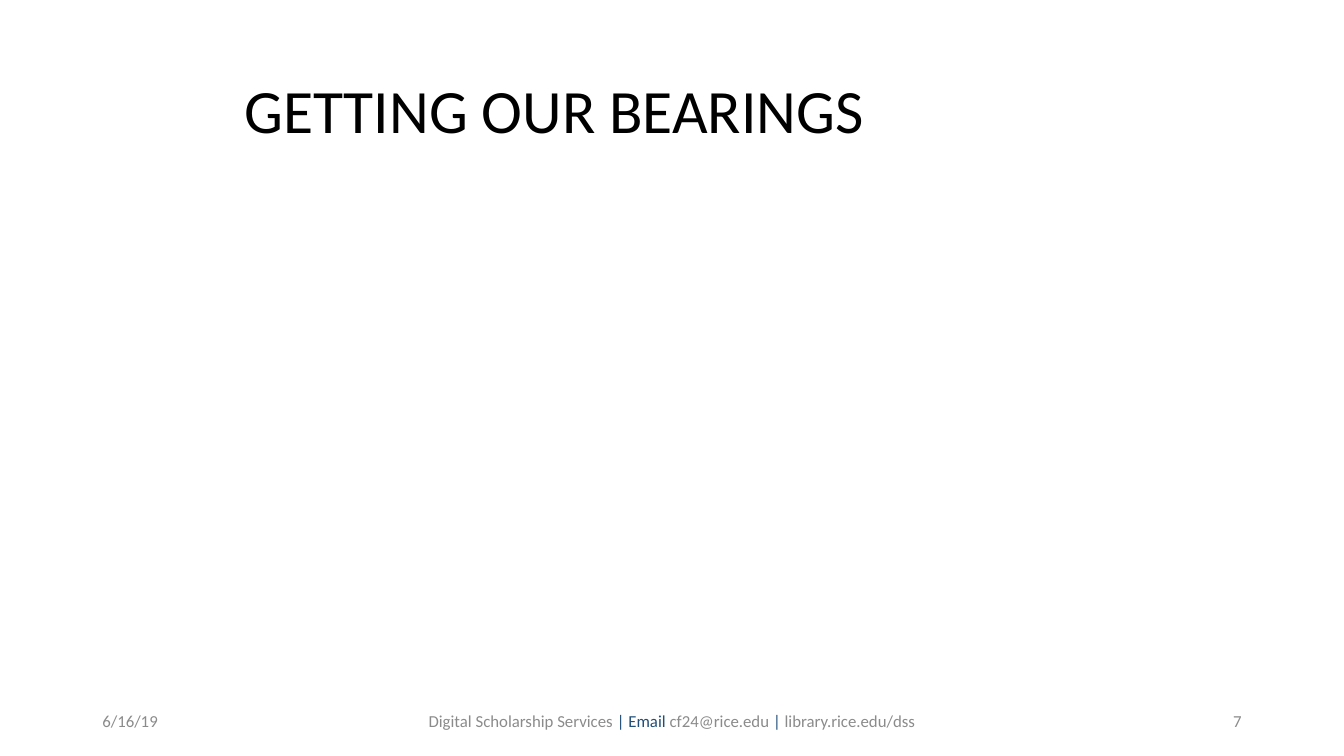
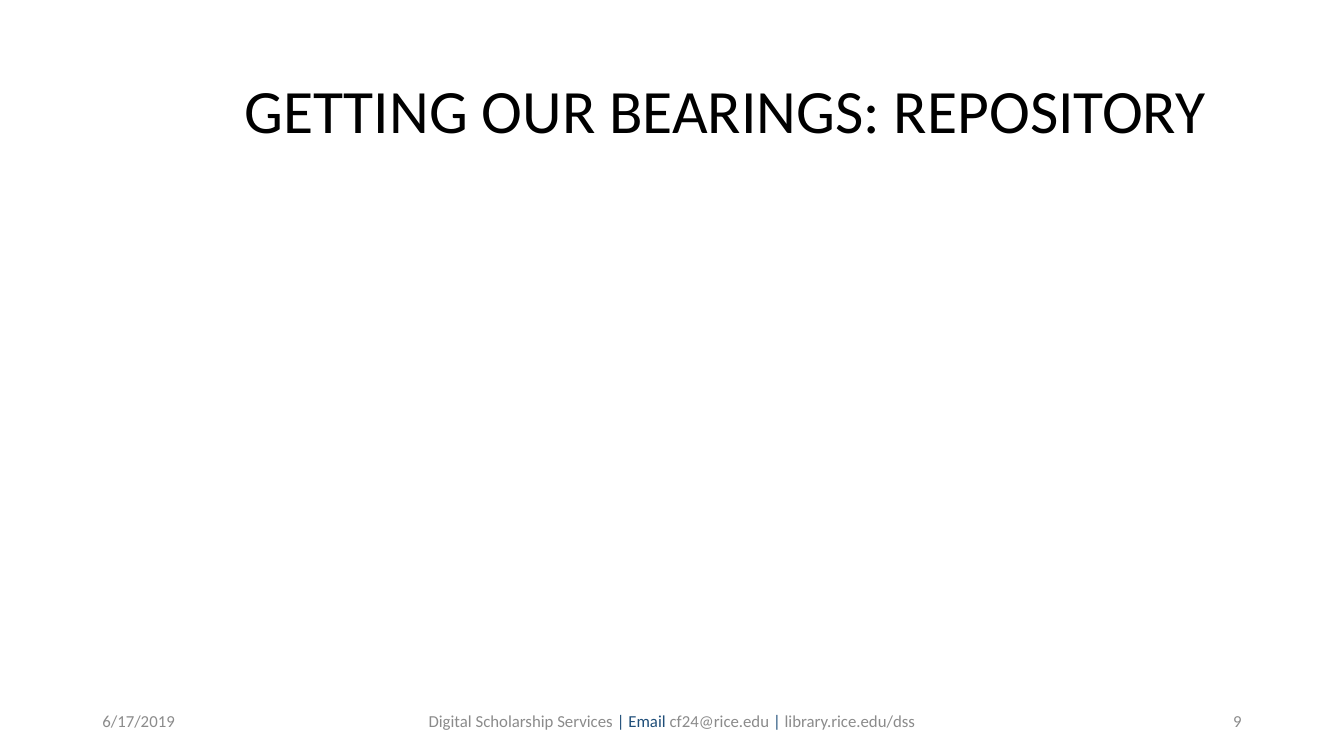
Before and after one commit to bakitybacon/rice-data-and-donuts, a slide deck: slide 9 of github/Introduction to Git & GitHub.pptx (slide 7 before the commit). Drawn at 1344x756 pixels with LibreOffice and Linux fonts; fonts in the diff are those of the drawing; background and template pictures are left out. Boxes give left, top, right and bottom in pixels: in the first picture for what was removed or moved away, otherwise in the second. Text is boxed around its words. In the diff, an @@ line names an element or a change of style, - is before the commit and + after.

```diff
--- a/github/Introduction to Git & GitHub.pptx
+++ b/github/Introduction to Git & GitHub.pptx
@@ text at <box>244,93,1205,134</box>: text changed @@
-GETTING OUR BEARINGS
+GETTING OUR BEARINGS: REPOSITORY
@@ text at <box>102,715,174,728</box>: text changed @@
-6/16/19
+6/17/2019
@@ page number at <box>1233,716,1241,727</box>: text changed @@
-7
+9
```
Also in this commit, not shown: 56 other slides changed, 13 slides added.
